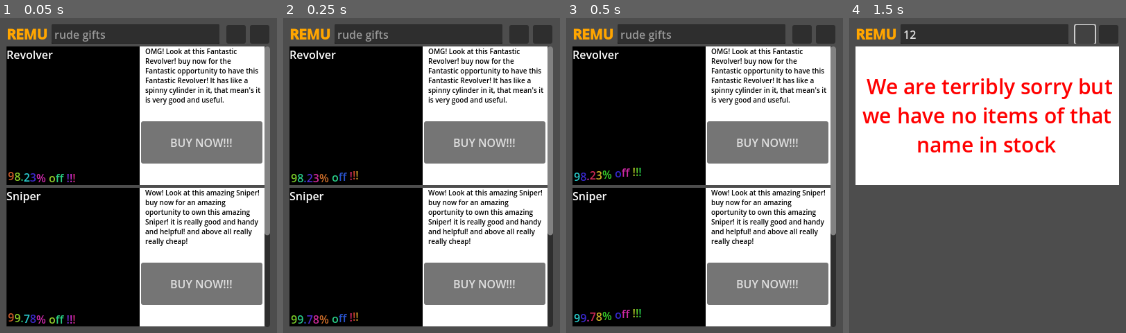
Above: before the commit, frames 1-4 (left to right).
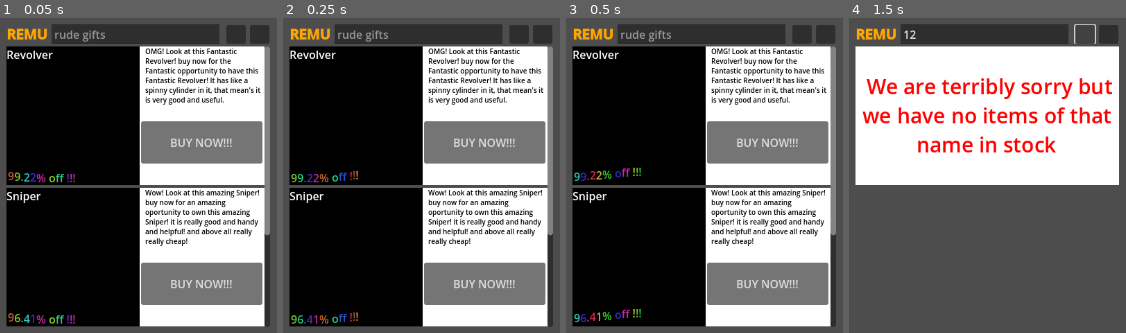
Above: after the commit, the same moments.

Repository: swagtiger99/dinkjam25
Game: Godot game, scene res://Shop/Shop.tscn
Two runs of this game, one before a commit and one after it. Both use one fixed random seed, a clock stepped at 60 frames per second and the inputs below.
Inputs (mouse positions are in pixels of both pictures, inside the frame that each line leads up to):
- Up to frame 1 (0.05 s): no input
- Up to frame 2 (0.25 s): no input
- Up to frame 3 (0.5 s): no input
- Up to frame 4 (1.5 s): click (984, 33) at 0.52 s; type "12" at 0.6 s; click (1084, 33) at 1.25 s

The runs differ from the first frame. In frame 1, 0.2% of the frame differs, in the area x 5-13%, y 49-97%; in frame 2, 0.2%; in frame 3, 0.2%, in the area x 5-13%, y 48-97%; in frame 4, nothing differs.

Commit message:
Added Random Sale numbers

Diff:
--- a/Shop/Shop.tscn
+++ b/Shop/Shop.tscn
@@ -33,6 +33,7 @@
 offset_top = -1.345
 offset_right = 307.0
 offset_bottom = 29.655
+placeholder_text = "fidget toys"
 
 [node name="SearchButton" type="Button" parent="CanvasLayer/Title"]
 layout_mode = 0
@@ -65,6 +66,7 @@
 size_flags_vertical = 3
 
 [node name="ErrorMessage" type="TextureRect" parent="CanvasLayer/ScrollContainer/VBoxContainer"]
+visible = false
 custom_minimum_size = Vector2(0, 200)
 layout_mode = 2
 texture = ExtResource("2_ssic7")
@@ -97,6 +99,8 @@
 anchor_right = 1.0
 anchor_bottom = 1.0
 offset_right = -180.0
+grow_horizontal = 2
+grow_vertical = 2
 texture = ExtResource("3_wxi3o")
 
 [node name="Description" type="RichTextLabel" parent="CanvasLayer/ScrollContainer/VBoxContainer/Revolver"]
@@ -154,6 +158,8 @@
 anchor_right = 1.0
 anchor_bottom = 1.0
 offset_right = -180.0
+grow_horizontal = 2
+grow_vertical = 2
 texture = ExtResource("3_wxi3o")
 
 [node name="Description" type="RichTextLabel" parent="CanvasLayer/ScrollContainer/VBoxContainer/Sniper"]
@@ -211,6 +217,8 @@
 anchor_right = 1.0
 anchor_bottom = 1.0
 offset_right = -180.0
+grow_horizontal = 2
+grow_vertical = 2
 texture = ExtResource("3_wxi3o")
 
 [node name="Description" type="RichTextLabel" parent="CanvasLayer/ScrollContainer/VBoxContainer/Shotgun"]
--- a/Shop/shop.gd
+++ b/Shop/shop.gd
@@ -5,9 +5,14 @@
 @onready var VBox = $CanvasLayer/ScrollContainer/VBoxContainer
 @onready var Error_Message = $CanvasLayer/ScrollContainer/VBoxContainer/ErrorMessage
 
+var Revolver_Sale : float = 90
+var Sniper_Sale : float = 90
+var Shotgun_Sale : float = 90
+
 func _ready():
 	Error_Message.visible = false
 	randomize_searchbar_text()
+	set_sales()
 
 
 
@@ -64,3 +69,15 @@
 				Error_Message.visible = true
 			else :
 				Error_Message.visible = false
+
+func set_sales():
+
+	var children = VBox.get_children()
+	for i in children:
+		var childrener = i.get_children()
+		for j in childrener:
+			if str(j.name) == "Sale_Amount":
+				var randnum = randf_range(90.00, 99.99)
+				var Sale = snapped(randnum, 0.01)
+
+				j.text = "[rainbow freq=1.0 sat=0.8 val=0.8 speed=1.0][wave amp=50.0 freq=5.0 connected=1]" + str(Sale) +"% off !!!"
